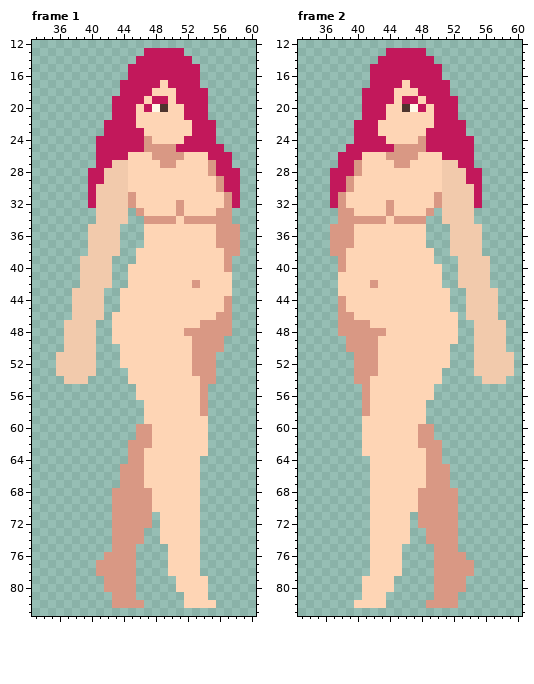
Pixel-art file, stored at Sidescroller/Practice/female_idle_96x96.aseprite. Above, as it was before the edit.
96x96 pixels, 2 frames. Shown: frame 1: x 33..60, y 12..83; frame 2: x 33..60, y 12..83.
Now the later version:
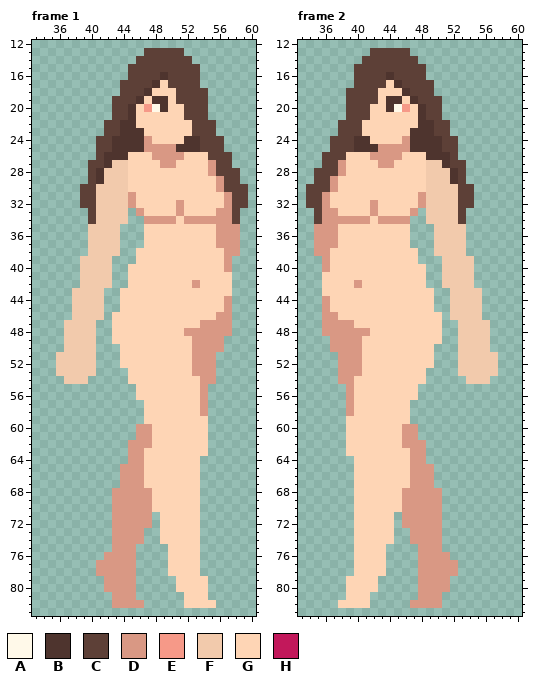
Palette (. is transparent): A #fff9e9  B #4e342e  C #5d4037  D #d99884  E #f69988  F #f2caac  G #fed5b5  H #c2185b
From old to new:
--- frame 1, layers "Hair", "Eyes"
@@ x 33..60 @@
 12 ............................
-13 ..............HHHHH.........
-14 .............HHHHHHH........
-15 ............HHHHHHHHH.......
-16 ............HHHHHHHHH.......
-17 ...........HHHHHGHHHH.......
-18 ...........HHHHGGGHHHH......
-19 ..........HHHHGHHGHHHH......
-20 ..........HHHGHABGGHHH......
-21 ..........HHHGGGGGGHHH......
-22 .........HHHHGGGGGGGHHH.....
-23 .........HHHHHGGGGGGHHH.....
-24 ........HHHHHHDGGGGHHHH.....
-25 ........HHHHHHDDDDHHHHHH....
-26 ........HHHHGGGDDDDGGGHHH...
-27 ........HHFFGGGGDDGGGGDHH...
-28 .......HHFFFGGGGGGGGGGDHHH..
-29 .......HHFFFGGGGGGGGGGGDHH..
-30 .......HFFFFGGGGGGGGGGGDHH..
-31 .......HFFFFDGGGGGGGGGGGDH..
-32 .......HFFFFDGGGGGDGGGGGDH..
-33 ........FFFF.DGGGGDGGGGDD...
-34 ........FFFF..DDDDGDDDDDD...
+13 ..............CCCCC.........
+14 .............CCCCCCC........
+15 ............CCCCCCCCC.......
+16 ............CCCCBCCCC.......
+17 ...........CCCCBGCCCC.......
+18 ...........CCCBGGGCCCC......
+19 ..........CCCBGBBGCCCC......
+20 ..........CCBGEABGGCCC......
+21 ..........CCBGGGGGGCCC......
+22 .........CCBBGGGGGGGCCC.....
+23 .........CCBBBGGGGGGCCC.....
+24 ........CCBBBBDGGGGBBCCC....
+25 ........CCBBBBDDDDBBBCCC....
+26 ........CBBBGGGDDDDGGGCCC...
+27 .......CCBFFGGGGDDGGGGDCC...
+28 .......CBFFFGGGGGGGGGGDCCC..
+29 .......CBFFFGGGGGGGGGGGDCC..
+30 ......CCFFFFGGGGGGGGGGGDCCC.
+31 ......CCFFFFDGGGGGGGGGGGDCC.
+32 ......CCFFFFDGGGGGDGGGGGDCC.
+33 .......CFFFF.DGGGGDGGGGDDC..
+34 .......CFFFF..DDDDGDDDDDDC..
 35 .......FFFF...GGGGGGGGGDDD..
--- frame 2, layers "Hair", "Eyes", "Body"
@@ x 33..60 @@
 12 ............................
-13 ...........HHHHH............
-14 ..........HHHHHHH...........
-15 .........HHHHHHHHH..........
-16 .........HHHHHHHHH..........
-17 .........HHHHGHHHHH.........
-18 ........HHHHGGGHHHH.........
-19 ........HHHHGHHGHHHH........
-20 ........HHHGGBAHGHHH........
-21 ........HHHGGGGGGHHH........
-22 .......HHHGGGGGGGHHHH.......
-23 .......HHHGGGGGGHHHHH.......
-24 .......HHHHGGGGDHHHHHH......
-25 ......HHHHHHDDDDHHHHHH......
-26 .....HHHGGGDDDDGGGHHHH......
-27 .....HHDGGGGDDGGGGFFHH......
-28 ....HHHDGGGGGGGGGGFFFHH.....
-29 ....HHDGGGGGGGGGGGFFFHH.....
-30 ....HHDGGGGGGGGGGGFFFFH.....
-31 ....HDGGGGGGGGGGGDFFFFH.....
-32 ....HDGGGGGDGGGGGDFFFFH.....
-33 .....DDGGGGDGGGGD.FFFF......
-34 .....DDDDDDGDDDD..FFFF......
-35 ....DDDGGGGGGGGG...FFFF.....
-36 ....DDDGGGGGGGGG...FFFF.....
-37 ....DDDGGGGGGGGG...FFFF.....
-38 ....DDGGGGGGGGGGG..FFFF.....
-39 .....DGGGGGGGGGGG...FFFF....
-40 .....DGGGGGGGGGGGG..FFFF....
-41 .....GGGGGGGGGGGGG..FFFF....
-42 .....GGGGDGGGGGGGG..FFFF....
-43 .....GGGGGGGGGGGGGG..FFFF...
-44 .....DGGGGGGGGGGGGG..FFFF...
-45 .....DGGGGGGGGGGGGG..FFFF...
-46 .....DDGGGGGGGGGGGGG.FFFF...
-47 .....DDDDGGGGGGGGGGG..FFFF..
-48 .....DDDDDDGGGGGGGGG..FFFF..
-49 ......DDDDGGGGGGGGGG..FFFF..
-50 ......DDDDGGGGGGGGG...FFFF..
-51 .......DDDGGGGGGGGG...FFFFF.
-52 .......DDDGGGGGGGGG...FFFFF.
-53 .......DDDGGGGGGGG....FFFFF.
-54 .......DDGGGGGGGGG.....FFF..
-55 ........DGGGGGGGG...........
-56 ........DGGGGGGGG...........
-57 ........DGGGGGGG............
-58 ........DGGGGGGG............
-59 ........GGGGGGGG............
-60 ........GGGGGGGDD...........
-61 ........GGGGGGGDD...........
-62 ........GGGGGGGDDD..........
-63 ........GGGGGGGGDD..........
-64 .........GGGGGGGDD..........
-65 .........GGGGGGGDDD.........
-66 .........GGGGGGGDDD.........
-67 .........GGGGGGGDDD.........
-68 .........GGGGGGDDDDD........
-69 .........GGGGGGDDDDD........
-70 .........GGGGGGDDDDD........
-71 .........GGGGG.DDDDD........
-72 .........GGGGG.DDDDD........
-73 .........GGGGG..DDDD........
-74 .........GGGGG..DDDD........
-75 .........GGGG....DDD........
-76 .........GGGG....DDDD.......
-77 .........GGGG....DDDDD......
-78 .........GGGG....DDDDD......
-79 ........GGGG.....DDDD.......
-80 ........GGGG.....DDDD.......
-81 ........GGG......DDD........
-82 .......GGGG.....DDDD........
+13 .........CCCCC..............
+14 ........CCCCCCC.............
+15 .......CCCCCCCCC............
+16 .......CCCCBCCCC............
+17 .......CCCCGBCCCC...........
+18 ......CCCCGGGBCCC...........
+19 ......CCCCGBBGBCCC..........
+20 ......CCCGGBAEGBCC..........
+21 ......CCCGGGGGGBCC..........
+22 .....CCCGGGGGGGBBCC.........
+23 .....CCCGGGGGGBBBCC.........
+24 ....CCCBBGGGGDBBBBCC........
+25 ....CCCBBBDDDDBBBBCC........
+26 ...CCCGGGDDDDGGGBBBC........
+27 ...CCDGGGGDDGGGGFFBCC.......
+28 ..CCCDGGGGGGGGGGFFFBC.......
+29 ..CCDGGGGGGGGGGGFFFBC.......
+30 .CCCDGGGGGGGGGGGFFFFCC......
+31 .CCDGGGGGGGGGGGDFFFFCC......
+32 .CCDGGGGGDGGGGGDFFFFCC......
+33 ..CDDGGGGDGGGGD.FFFFC.......
+34 ..CDDDDDDGDDDD..FFFFC.......
+35 ..DDDGGGGGGGGG...FFFF.......
+36 ..DDDGGGGGGGGG...FFFF.......
+37 ..DDDGGGGGGGGG...FFFF.......
+38 ..DDGGGGGGGGGGG..FFFF.......
+39 ...DGGGGGGGGGGG...FFFF......
+40 ...DGGGGGGGGGGGG..FFFF......
+41 ...GGGGGGGGGGGGG..FFFF......
+42 ...GGGGDGGGGGGGG..FFFF......
+43 ...GGGGGGGGGGGGGG..FFFF.....
+44 ...DGGGGGGGGGGGGG..FFFF.....
+45 ...DGGGGGGGGGGGGG..FFFF.....
+46 ...DDGGGGGGGGGGGGG.FFFF.....
+47 ...DDDDGGGGGGGGGGG..FFFF....
+48 ...DDDDDDGGGGGGGGG..FFFF....
+49 ....DDDDGGGGGGGGGG..FFFF....
+50 ....DDDDGGGGGGGGG...FFFF....
+51 .....DDDGGGGGGGGG...FFFFF...
+52 .....DDDGGGGGGGGG...FFFFF...
+53 .....DDDGGGGGGGG....FFFFF...
+54 .....DDGGGGGGGGG.....FFF....
+55 ......DGGGGGGGG.............
+56 ......DGGGGGGGG.............
+57 ......DGGGGGGG..............
+58 ......DGGGGGGG..............
+59 ......GGGGGGGG..............
+60 ......GGGGGGGDD.............
+61 ......GGGGGGGDD.............
+62 ......GGGGGGGDDD............
+63 ......GGGGGGGGDD............
+64 .......GGGGGGGDD............
+65 .......GGGGGGGDDD...........
+66 .......GGGGGGGDDD...........
+67 .......GGGGGGGDDD...........
+68 .......GGGGGGDDDDD..........
+69 .......GGGGGGDDDDD..........
+70 .......GGGGGGDDDDD..........
+71 .......GGGGG.DDDDD..........
+72 .......GGGGG.DDDDD..........
+73 .......GGGGG..DDDD..........
+74 .......GGGGG..DDDD..........
+75 .......GGGG....DDD..........
+76 .......GGGG....DDDD.........
+77 .......GGGG....DDDDD........
+78 .......GGGG....DDDDD........
+79 ......GGGG.....DDDD.........
+80 ......GGGG.....DDDD.........
+81 ......GGG......DDD..........
+82 .....GGGG.....DDDD..........
 83 ............................
Boxes around the changes in both pictures, in picture pixels (x1, y1, x2, y2):
changed: (80, 48, 248, 224)
changed: (306, 48, 514, 608)
